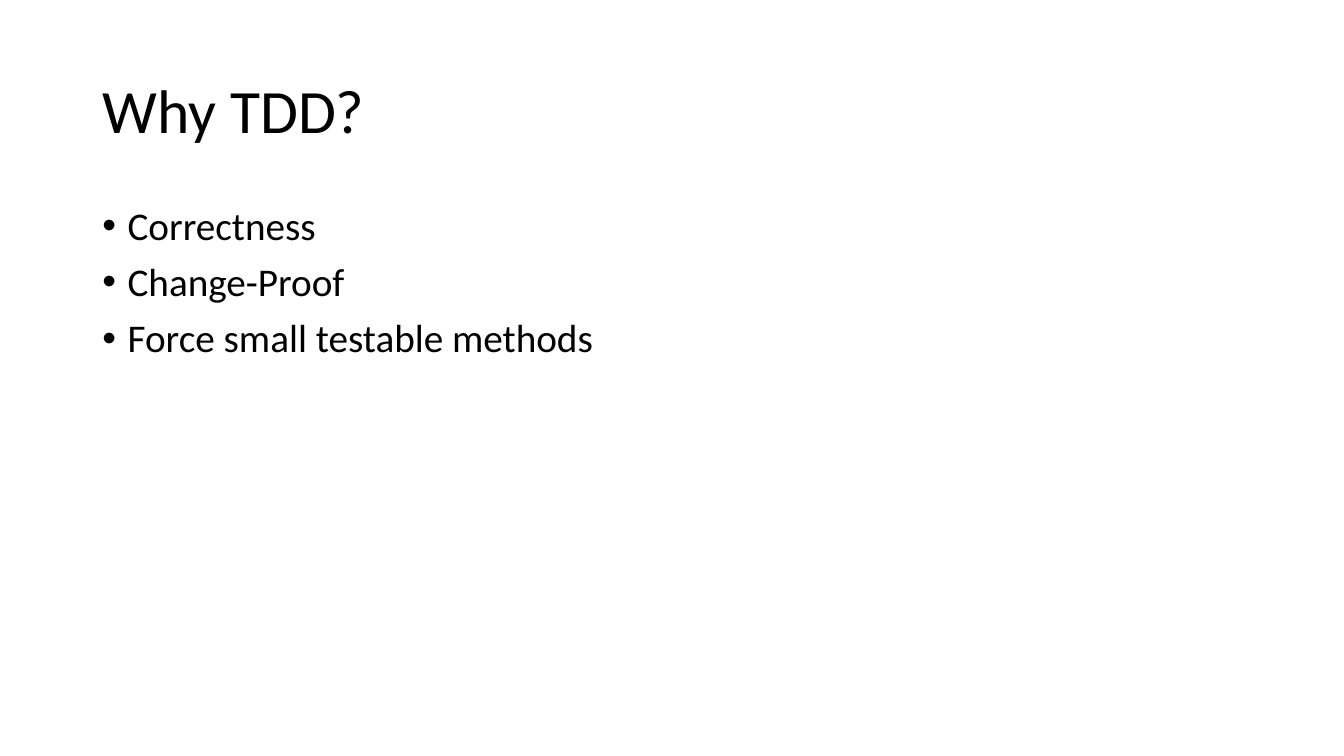
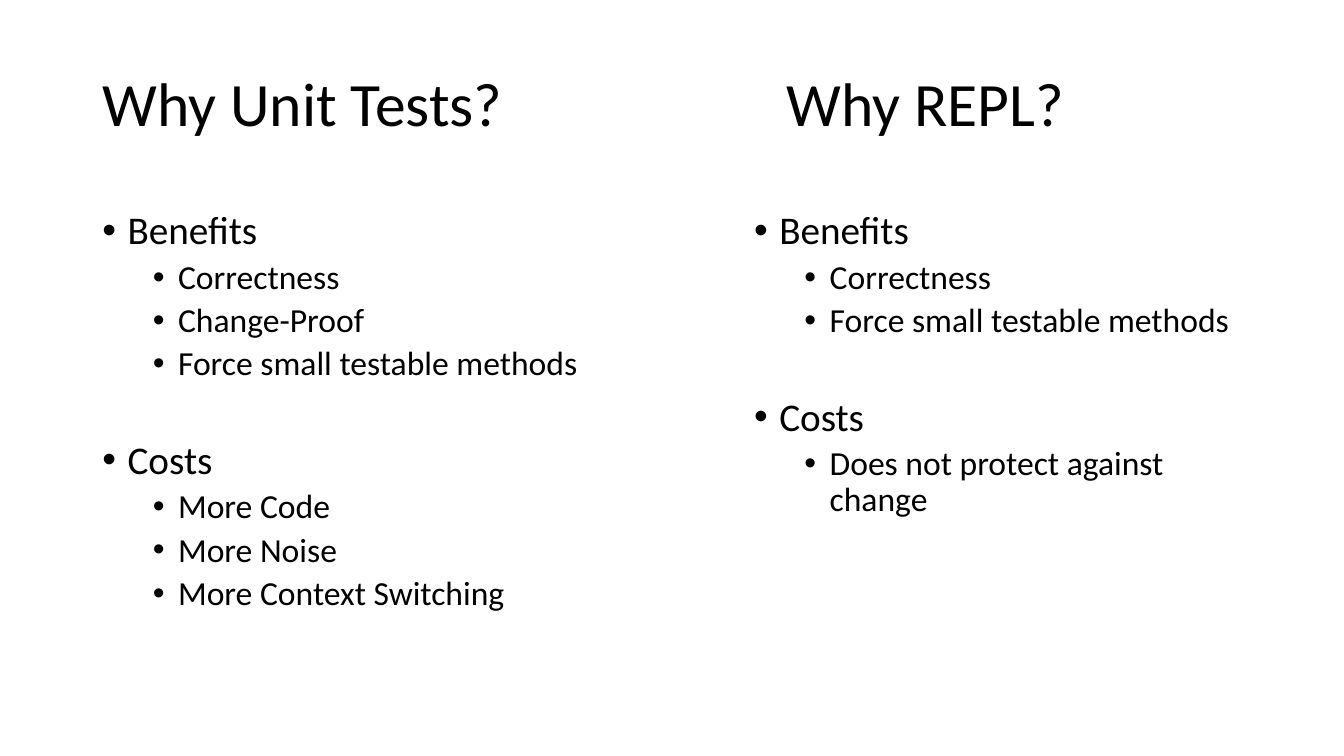
Before and after one commit to jamessdixon/REPL-Driven-Development, a slide deck: slide 17 of REPL-Driven-Development.pptx (slide 19 before the commit). Drawn at 1344x756 pixels with LibreOffice and Linux fonts; fonts in the diff are those of the drawing. Boxes give left, top, right and bottom in pixels: in the first picture for what was removed or moved away, otherwise in the second. Text is boxed around its words. In the diff, an @@ line names an element or a change of style, - is before the commit and + after.

```diff
--- a/REPL-Driven-Development.pptx
+++ b/REPL-Driven-Development.pptx
@@ title at (102,83,503,136): text changed @@
-Why TDD?
+Why Unit Tests?
@@ text added at (786,83,1064,136), 44 pt, text #000000 @@
+Why REPL?
@@ text at (128,217,258,245): paragraph added @@
+• Benefits
@@ text added at (779,217,1229,517), 24 pt, text #000000 @@
+• Benefits
+  • Correctness
+  • Force small testable methods
+• Costs
+  • Does not protect against change
@@ text at (178,267,577,376): size 28 to 24 pt in "Correctness", "Change-Proof", "Force small testable methods"; list level 1 to 2 in "Correctness"; list level 1 to 2 in "Change-Proof"; list level 1 to 2 in "Force small testable methods" @@
@@ text at (128,448,505,611): paragraphs added @@
+• Costs
+  • More Code
+  • More Noise
+  • More Context Switching
```
Also in this commit, not shown: 4 other slides changed, 4 slides added, 4 slides removed, 30 other files.
